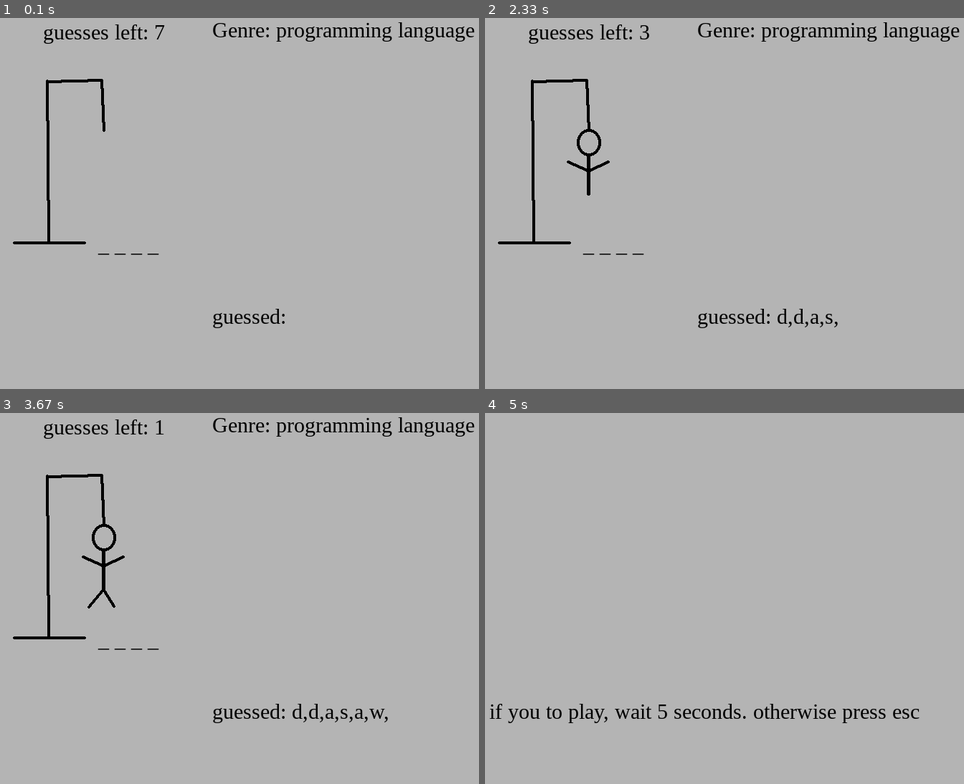
Above: before the commit, frames 1-4 (two rows, left to right).
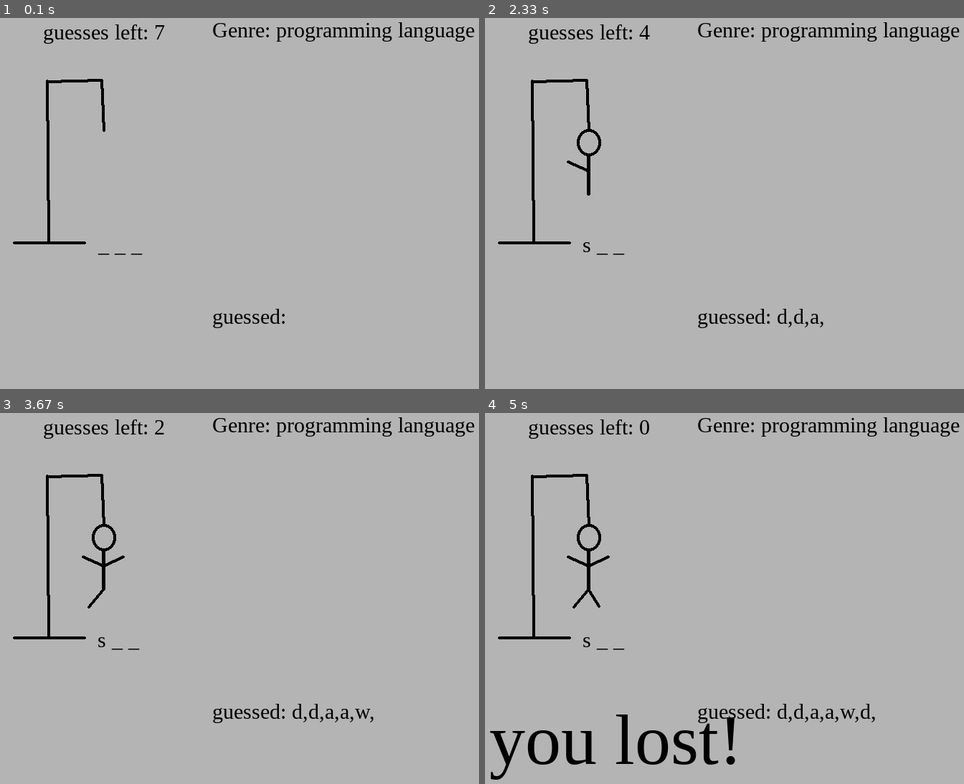
Above: after the commit, the same moments.

Repository: davidddx/pygamehangman
Game: pygame game, started from main.py
Two runs of this game, one before a commit and one after it. Both use one fixed random seed, a clock stepped at 60 frames per second and the inputs below.
Inputs:
- Up to frame 1 (0.1 s): no input
- Up to frame 2 (2.33 s): hold D 0.33-0.8 s; hold D 0.83-1.3 s; hold A 1.33-1.87 s; hold S from 2.23 s (still down)
- Up to frame 3 (3.67 s): release S at 2.53 s; hold A 2.57-2.97 s; tap B at 2.72 s; hold W 3-3.37 s; tap 1 at 3.15 s; hold D from 3.4 s (still down); tap Y at 3.55 s
- Up to frame 4 (5 s): release D at 4.03 s; hold A 4.07-4.53 s; tap B at 4.22 s

The runs differ from the first frame. In frame 1, less than 0.1% of the frame differs, in the area x 30-34%, y 63-64%; in frame 2, 0.2%; in frame 3, 0.3%; in frame 4, 5.1%, in the area x 0-100%, y 1-99%.

Commit message:
more words

Diff:
--- a/words.py
+++ b/words.py
@@ -4,7 +4,7 @@
 sitcom = "Sitcom";
 anime = "Anime";
 movie = "Movie";
-videogameseries = "Video Game Series";
+videogameseries = "Video Game";
 cartoon = "cartoon";
 country = "country";
 poem = "poem";
@@ -55,18 +55,52 @@
     "evangelion": anime,
     "hunter x hunter": anime,
     "blue lock": anime,
-
+    "fullmetal alchemist": anime,
+    "fullmetal alchemist brotherhood": anime,
+    "one piece": anime,
+    "cowboy bebop": anime,
+    "jujutsu kaise": anime,
     "johnny test": cartoon,
     "dragon ball z": anime,
     "the godfather": movie,
     "21 jump street": movie,
     "22 jump street": movie,
+    "get out": movie,
+    "space jam": movie,
+    "space jam a new legacy": movie,
+    "coach carter": movie,
+    "he got game": movie,
+    "kurokos basketball": anime,
+    "hoop dreams": movie,
+    "casablanca": movie,
+    "gone with the wind": movie,
+    "oppenheimer": movie,
+    "barbie": movie,
+    "sound of freedom": movie,
+    "42": movie,
+    "woodlawn": movie,
+    "race": movie,
     "spongebob": cartoon,
     "the proud family": cartoon,
     "the boondocks": cartoon,
-    "mario": videogameseries,
-    "sonic": videogameseries,
+    "mario bros": videogameseries,
+    "sonic superstars": videogameseries,
+    "sonic the hedgehog 1": videogameseries,
+    "megaman 1": videogameseries,
+    "megaman 2": videogameseries,
+    "megaman 3": videogameseries,
+    "megaman 4": videogameseries,
+    "megaman 5": videogameseries,
+    "megaman 6": videogameseries,
+    "fire emblem fates": videogameseries,
+    "fire emblem three houses": videogameseries,
+    "fire emblem awakening": videogameseries,
+    "fire emblem shadows of valentia": videogameseries,
+    "fire emblem heroes": videogameseries,
+    "fire emblem radiant dawn": videogameseries,
+    "fire emblem path of radiance": videogameseries,
     "modern family": sitcom,
+
     "a space odyssey": movie,
     "the birds": movie,
     "the thinning": movie,
